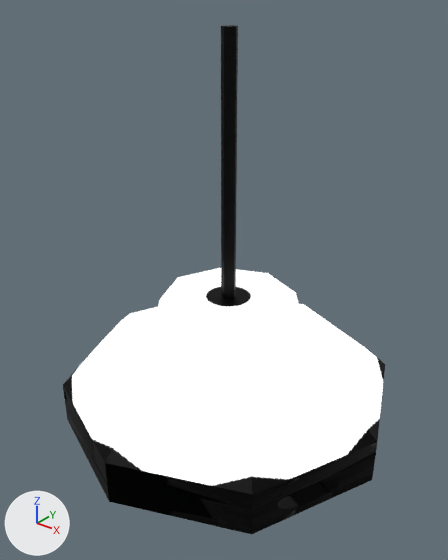
The FBX model Models/Map/Map2/Lamp.fbx, before and after one commit.
The view is the same before and after, from a 50 mm lens placed at (-0.419, -1.039, 20.711), pointed at (-1.223, -0.034, 20.088). The axes (+X, +Y, +Z) are drawn at lower left. The lights are the same throughout.

The older version as bpy lines, for what is in view:
```python
mat_bake_lamp = bpy.data.materials.new('Bake Lamp')
mat_bake_lamp.use_nodes = True; mat_bake_lamp.node_tree.nodes.clear()
_N = mat_bake_lamp.node_tree.nodes; _L = mat_bake_lamp.node_tree.links
n0 = _N.new('ShaderNodeBsdfPrincipled'); n0.name = 'Principled BSDF'
n0.inputs[28].default_value = 1.0  # 'Emission Strength'
n1 = _N.new('ShaderNodeOutputMaterial'); n1.name = 'Material Output'
n2 = _N.new('ShaderNodeTexImage'); n2.name = 'Image Texture'
n2.image = img_low_poly_lamp_bake1_pbr_stoa_diffuse_png
n3 = _N.new('ShaderNodeTexImage'); n3.name = 'Image Texture.001'
n3.image = img_low_poly_lamp_bake1_pbr_stoa_metalness_png
n4 = _N.new('ShaderNodeTexImage'); n4.name = 'Image Texture.002'
n4.image = img_low_poly_lamp_bake1_pbr_stoa_emission_png
n5 = _N.new('ShaderNodeTexImage'); n5.name = 'Image Texture.003'
n5.image = img_low_poly_lamp_bake1_pbr_stoa_normal_png
n6 = _N.new('ShaderNodeNormalMap'); n6.name = 'Normal Map'
_L.new(n2.outputs[0], n0.inputs[0])  # 'Color' to 'Base Color'
_L.new(n3.outputs[0], n0.inputs[1])  # 'Color' to 'Metallic'
_L.new(n4.outputs[0], n0.inputs[27])  # 'Color' to 'Emission Color'
_L.new(n5.outputs[0], n6.inputs[1])  # 'Color' to 'Color'
_L.new(n6.outputs[0], n0.inputs[5])  # 'Normal' to 'Normal'
_L.new(n0.outputs[0], n1.inputs[0])  # 'BSDF' to 'Surface'
me_cylinder_003 = bpy.data.meshes.new('Cylinder.003')
me_cylinder_003.from_pydata(...)  # 56 vertices, 50 faces; spans x -0.413..0.413, y -0.413..0.413, z -0.144..0.787
me_cylinder_003.materials.append(mat_bake_lamp)
ob_low_poly_lamp = bpy.data.objects.new('Low Poly Lamp', me_cylinder_003)
ob_low_poly_lamp.location = (-1.237, 0.0, 19.84)
```
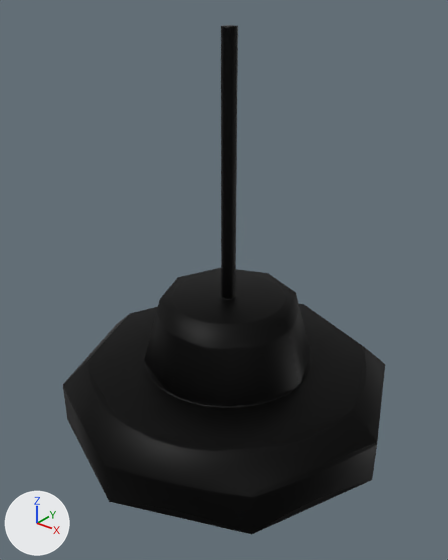
What differs and where, as boxes [x1, y1, x2, y2] in the pictures (448 x 560 px):
'Low Poly Lamp', surface changed (white to black)
    both: [63, 25, 385, 516]
part 1 of me_cylinder_003, surface changed (white to black)
    both: [63, 25, 385, 534]

Patch to the scene script:
```diff
--- a/Models/Map/Map2/Lamp.fbx.py
+++ b/Models/Map/Map2/Lamp.fbx.py
@@ mat_bake_lamp @@
 n0 = _N.new('ShaderNodeBsdfPrincipled'); n0.name = 'Principled BSDF'
+n0.inputs[1].default_value = 1.0  # 'Metallic'
 n0.inputs[28].default_value = 1.0  # 'Emission Strength'
@@ mat_bake_lamp @@
 n3 = _N.new('ShaderNodeTexImage'); n3.name = 'Image Texture.001'
-n3.image = img_low_poly_lamp_bake1_pbr_stoa_metalness_png
+n3.image = img_low_poly_lamp_bake1_pbr_stoa_emission_png
 n4 = _N.new('ShaderNodeTexImage'); n4.name = 'Image Texture.002'
-n4.image = img_low_poly_lamp_bake1_pbr_stoa_emission_png
-n5 = _N.new('ShaderNodeTexImage'); n5.name = 'Image Texture.003'
-n5.image = img_low_poly_lamp_bake1_pbr_stoa_normal_png
+n4.image = img_low_poly_lamp_bake1_pbr_stoa_normal_png
 n6 = _N.new('ShaderNodeNormalMap'); n6.name = 'Normal Map'
 _L.new(n2.outputs[0], n0.inputs[0])  # 'Color' to 'Base Color'
-_L.new(n3.outputs[0], n0.inputs[1])  # 'Color' to 'Metallic'
-_L.new(n4.outputs[0], n0.inputs[27])  # 'Color' to 'Emission Color'
-_L.new(n5.outputs[0], n6.inputs[1])  # 'Color' to 'Color'
 _L.new(n6.outputs[0], n0.inputs[5])  # 'Normal' to 'Normal'
 _L.new(n0.outputs[0], n1.inputs[0])  # 'BSDF' to 'Surface'
+_L.new(n3.outputs[0], n0.inputs[27])  # 'Color' to 'Emission Color'
+_L.new(n4.outputs[0], n6.inputs[1])  # 'Color' to 'Color'
@@ me_cylinder_003 @@
 me_cylinder_003.from_pydata(...)  # 56 vertices, 50 faces; spans x -0.413..0.413, y -0.413..0.413, z -0.144..0.787
 # used by ob_low_poly_lamp; location = (-1.237, 0.0, 19.84)
+# me_cylinder_003 part 1: texture (UV) coordinates of 50 of 50 faces, centred in x -0.353..0.353, y -0.353..0.353, z -0.144..0.787, changed; they spanned u 0.0..1.0, v 0.01..0.83 and now span u 0.0..0.89, v 0.0..1.0
 me_cylinder_003.materials.append(mat_bake_lamp)
```
